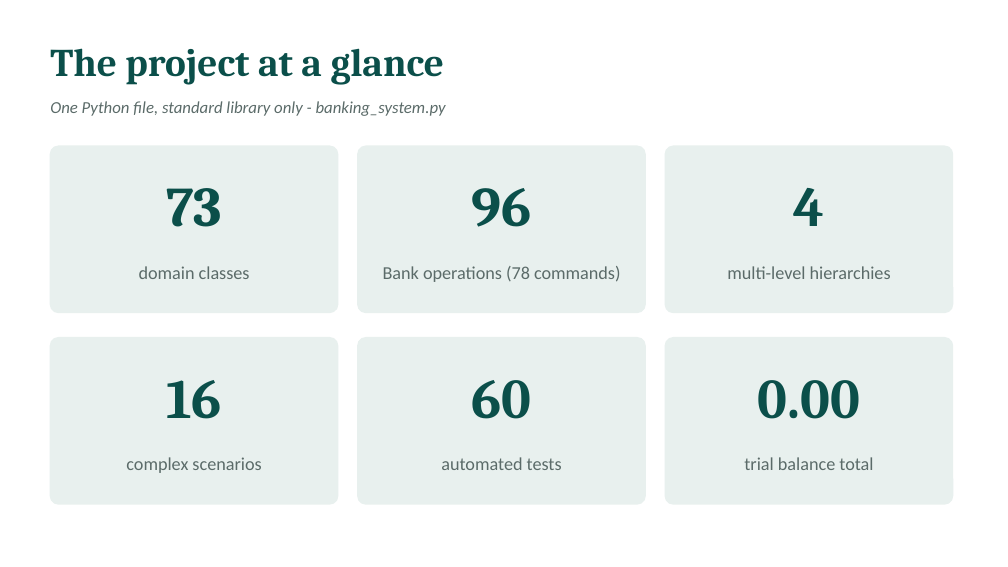
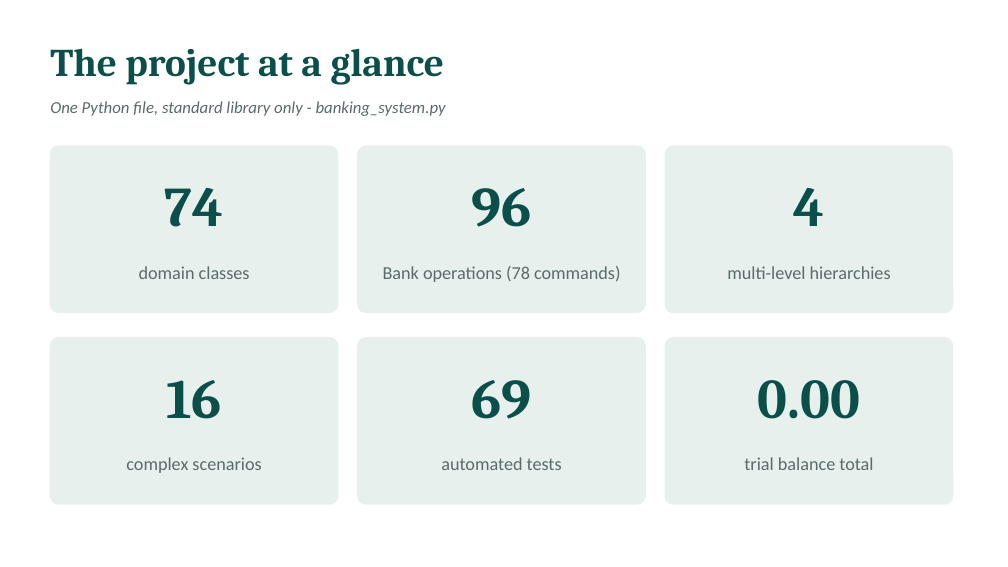
Before and after one commit to l255668-hash/commercial-banking, a slide deck: slide 2 of docs/Viva_Presentation.pptx. Drawn at 1008x567 pixels with LibreOffice and Linux fonts; fonts in the diff are those of the drawing. Boxes give left, top, right and bottom in pixels: in the first picture for what was removed or moved away, otherwise in the second. Text is boxed around its words. In the diff, an @@ line names an element or a change of style, - is before the commit and + after.

```diff
--- a/docs/Viva_Presentation.pptx
+++ b/docs/Viva_Presentation.pptx
@@ text at [165, 188, 224, 227]: text changed @@
-73
+74
@@ text at [471, 380, 531, 419]: text changed @@
-60
+69
```
Also in this commit, not shown: 3 other slides changed, 1 slide added, 34 other files.
